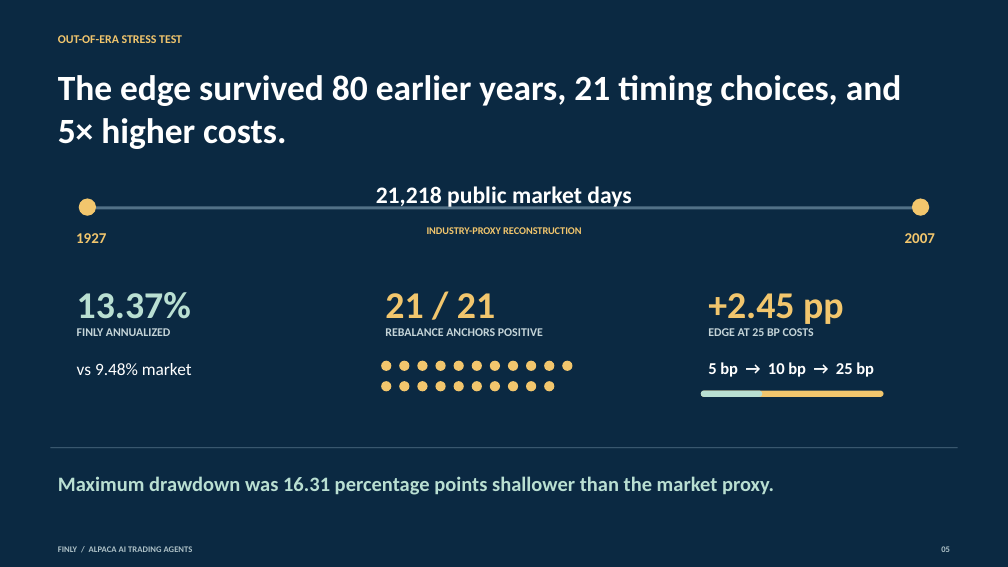
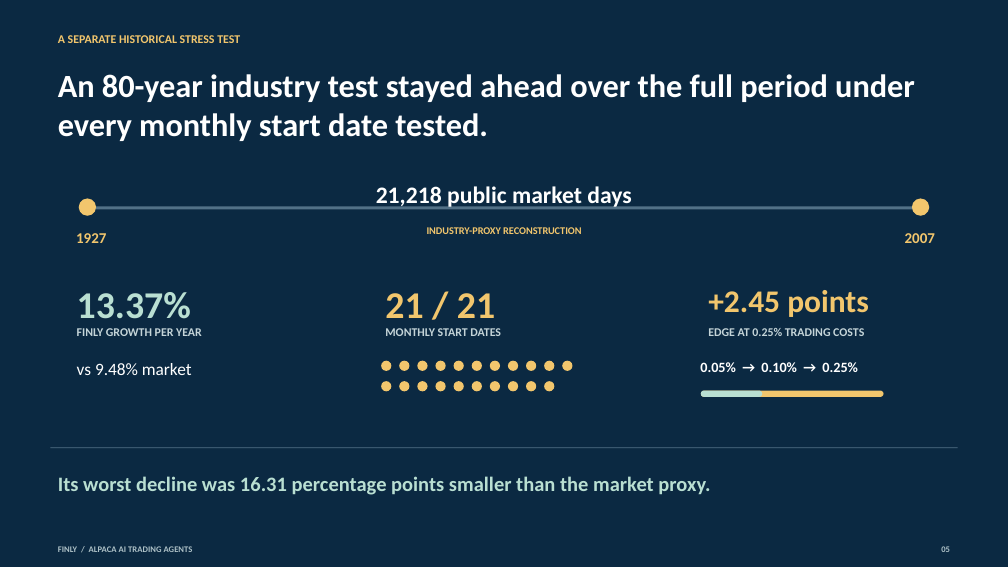
Before and after one commit to owlsowo/finly-bot, a slide deck: slide 5 of public/judge/Finly_Consulting_Deck.pptx. Drawn at 1008x567 pixels with LibreOffice and Linux fonts; fonts in the diff are those of the drawing. Boxes give left, top, right and bottom in pixels: in the first picture for what was removed or moved away, otherwise in the second. Text is boxed around its words. In the diff, an @@ line names an element or a change of style, - is before the commit and + after.

Commit message:
Clarify Finly for public and technical judges

```diff
--- a/public/judge/Finly_Consulting_Deck.pptx
+++ b/public/judge/Finly_Consulting_Deck.pptx
@@ text at (x1=58, y1=35, x2=240, y2=43): text changed @@
-OUT-OF-ERA STRESS TEST
+A SEPARATE HISTORICAL STRESS TEST
@@ text at (x1=58, y1=74, x2=915, y2=141): text changed; size 33.8 to 30.8 pt @@
-The edge survived 80 earlier years, 21 timing choices, and 5× higher costs.
+An 80-year industry test stayed ahead over the full period under every monthly start date tested.
@@ text at (x1=708, y1=290, x2=869, y2=317): text changed; size 36 to 30 pt @@
-+2.45 pp
++2.45 points
@@ text at (x1=77, y1=328, x2=202, y2=336): text changed @@
-FINLY ANNUALIZED
+FINLY GROWTH PER YEAR
@@ text at (x1=385, y1=328, x2=501, y2=336): text changed @@
-REBALANCE ANCHORS POSITIVE
+MONTHLY START DATES
@@ text at (x1=708, y1=328, x2=864, y2=336): text changed @@
-EDGE AT 25 BP COSTS
+EDGE AT 0.25% TRADING COSTS
@@ text at (x1=700, y1=362, x2=858, y2=372): text changed; size 15.8 to 13.5 pt @@
-5 bp → 10 bp → 25 bp
+0.05% → 0.10% → 0.25%
@@ text at (x1=58, y1=476, x2=710, y2=495): text changed @@
-Maximum drawdown was 16.31 percentage points shallower than the market proxy.
+Its worst decline was 16.31 percentage points smaller than the market proxy.
```
Also in this commit, not shown: 8 other slides changed, 34 other files.
